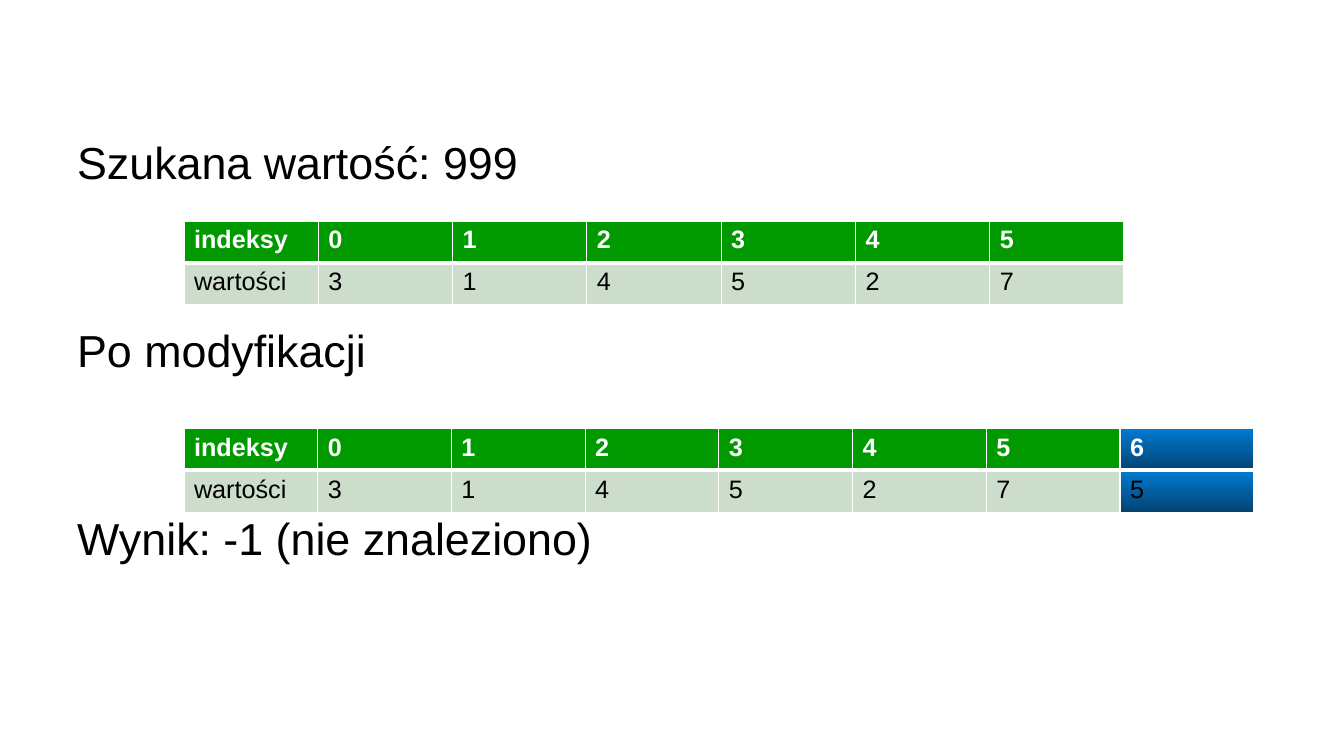
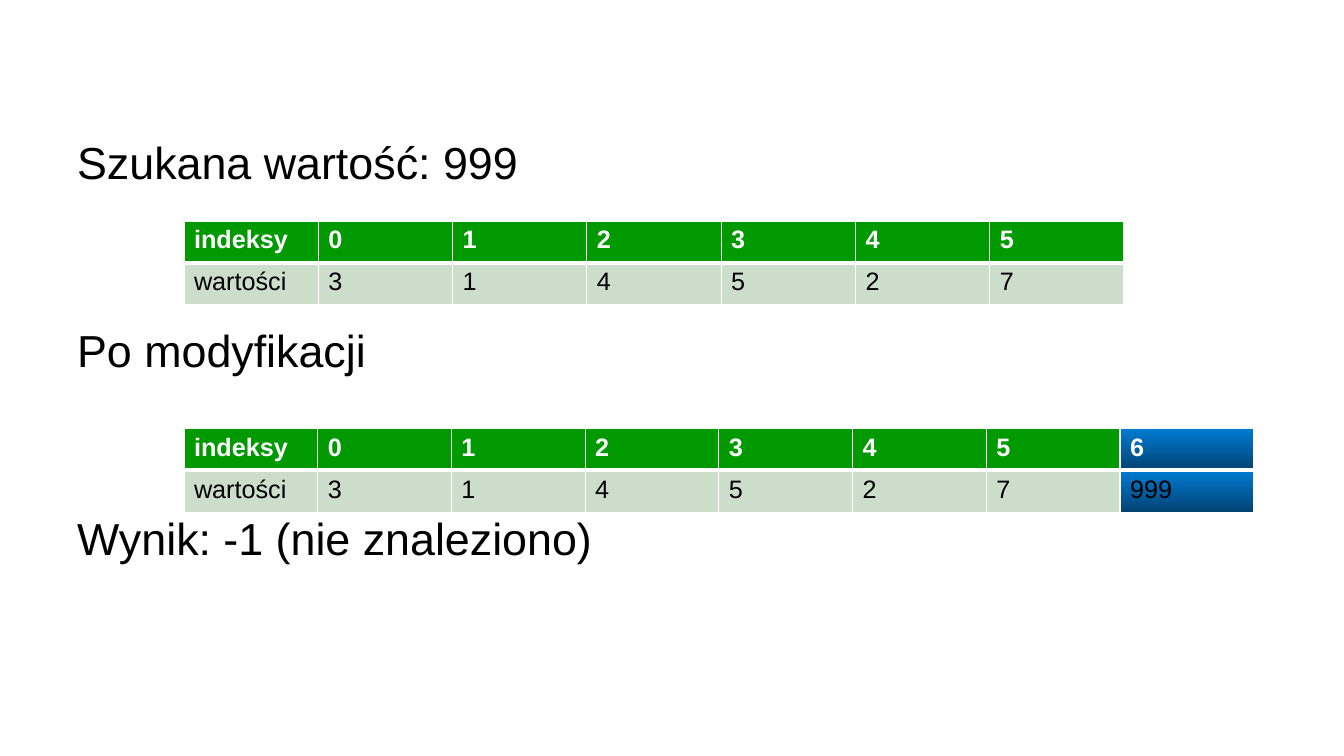
Before and after one commit to Wid-mo/prezentacja, a slide deck: slide 37 of Prezentacja_algorytmy_optymalizacja.pptx. Drawn at 1344x756 pixels with LibreOffice and Linux fonts; fonts in the diff are those of the drawing; background and template pictures are left out. Boxes give left, top, right and bottom in pixels: in the first picture for what was removed or moved away, otherwise in the second. Text is boxed around its words. In the diff, an @@ line names an element or a change of style, - is before the commit and + after.

```diff
--- a/Prezentacja_algorytmy_optymalizacja.pptx
+++ b/Prezentacja_algorytmy_optymalizacja.pptx
@@ table at (x1=184, y1=429, x2=1256, y2=512) @@
-row 2, column 8: 5
+row 2, column 8: 999
```
Also in this commit, not shown: 1 other slide changed.
